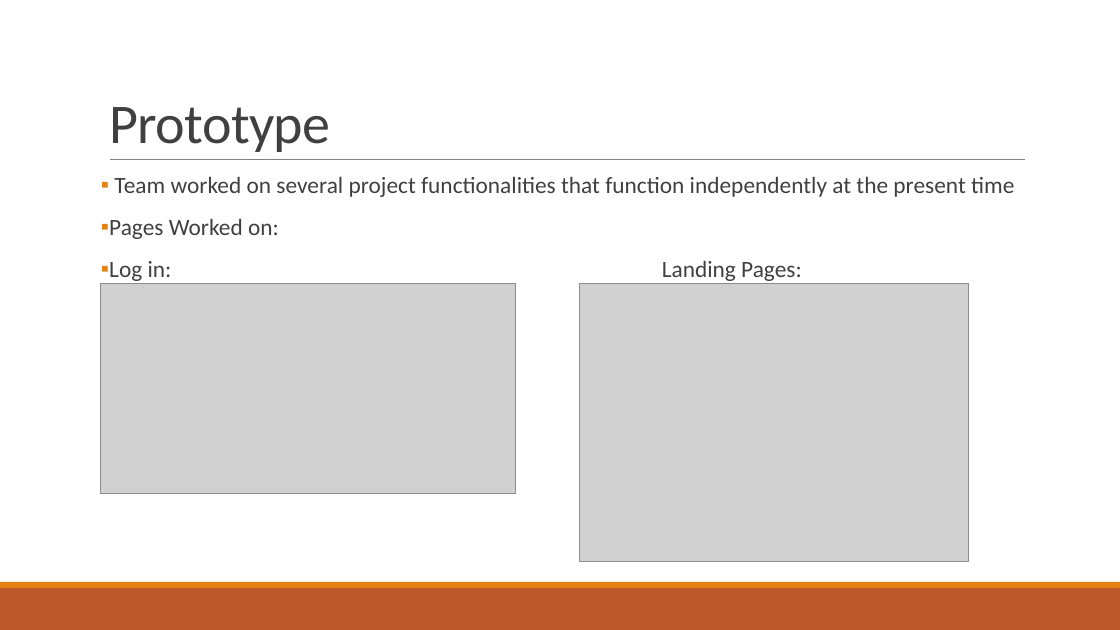
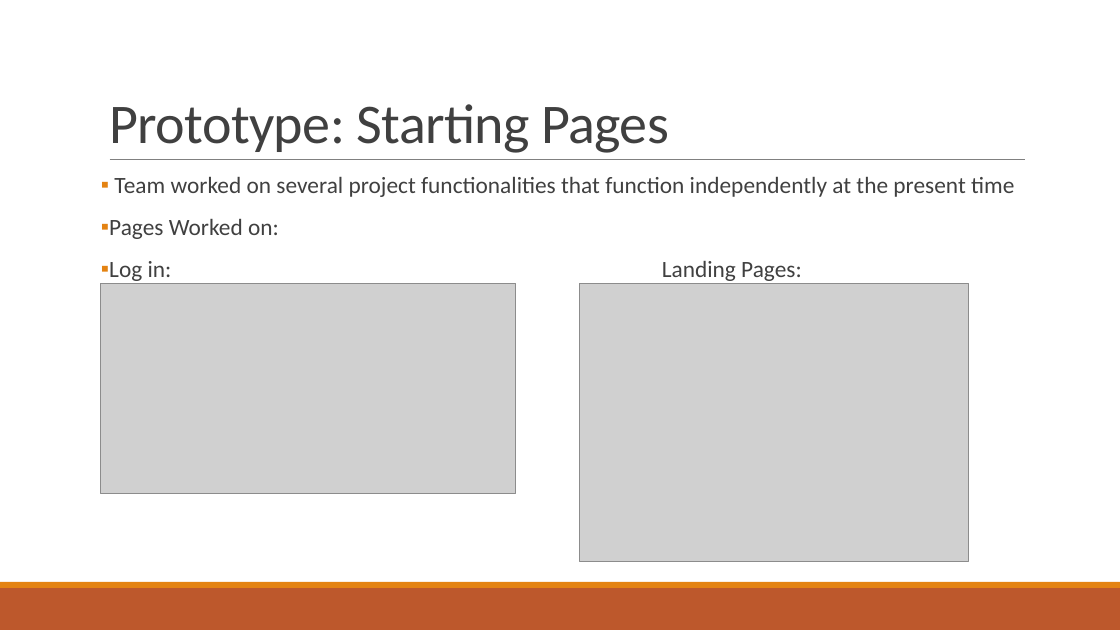
Before and after one commit to SDSMT-CSC464-F15/dancesoft, a slide deck: slide 10 of Sprint 3/client presentation/DanceSoft powerpoint sprint 3.pptx. Drawn at 1120x630 pixels with LibreOffice and Linux fonts; fonts in the diff are those of the drawing; grey boxes stand for pictures. Boxes give left, top, right and bottom in pixels: in the first picture for what was removed or moved away, otherwise in the second. Text is boxed around its words. In the diff, an @@ line names an element or a change of style, - is before the commit and + after.

```diff
--- a/Sprint 3/client presentation/DanceSoft powerpoint sprint 3.pptx
+++ b/Sprint 3/client presentation/DanceSoft powerpoint sprint 3.pptx
@@ title at bbox=[109, 104, 669, 153]: text changed @@
-Prototype
+Prototype: Starting Pages
```
Also in this commit, not shown: 7 other slides changed, 2 slides added, 2 slides removed, 40 other files.
